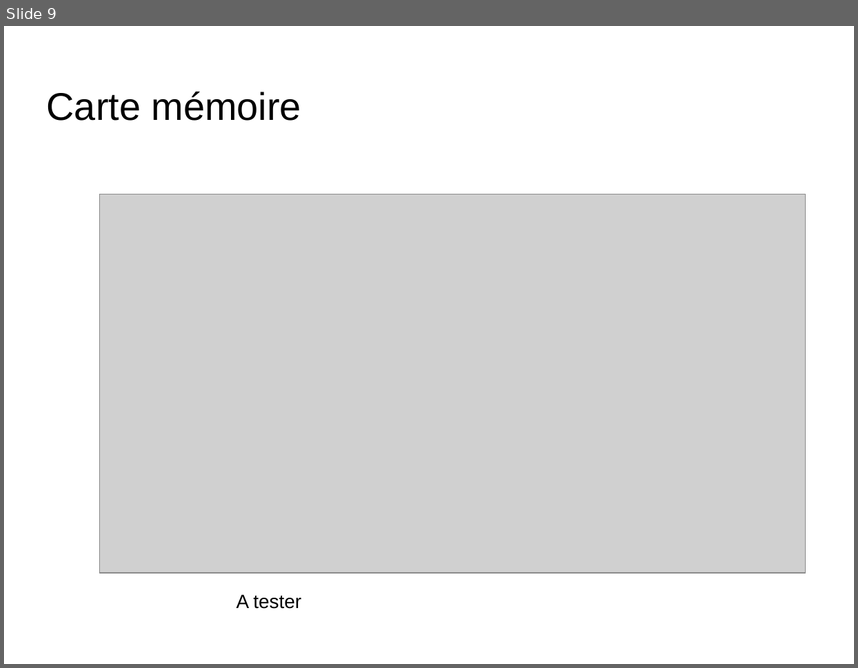
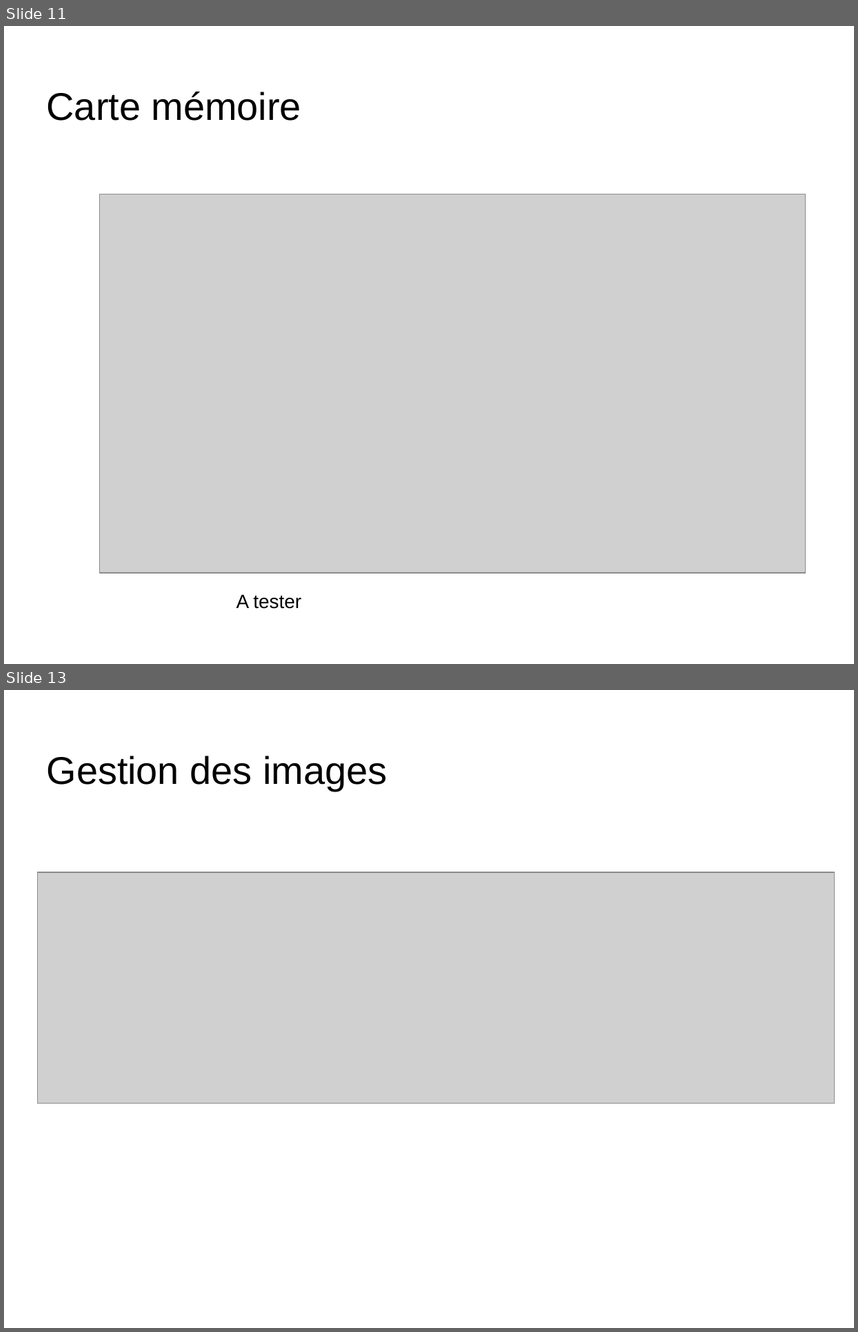
Before and after one commit to ClementM0512/Projet_Ortho, a slide deck: diapo karl Bourgault.odp. Shown one above the other, each under a label of ours: slide 9 before the commit, slides 11 and 13 after it; the slides between them are not shown. The pictures are 858x668 and 858x1332 pixels, drawn with LibreOffice and Linux fonts; fonts in the diff are those of the drawing; grey boxes stand for pictures; background and template pictures are left out. Boxes give left, top, right and bottom in pixels: in the first picture for what was removed or moved away, otherwise in the second. Text is boxed around its words. In the diff, an @@ line names an element or a change of style, - is before the commit and + after.

```diff
--- a/diapo karl Bourgault.odp
+++ b/diapo karl Bourgault.odp
@@ slide 13 added at (x1=4, y1=690, x2=854, y2=1328), background picture (left out) @@
@@ title added at (x1=47, y1=756, x2=387, y2=791), 36 pt, text #000000 @@
+Gestion des images
@@ picture added at (x1=37, y1=872, x2=835, y2=1103) @@
@@ what was slide 9 is now slide 11 @@
```
Also in this commit, not shown: 2 slides changed, 5 other slides added, 5 slides removed.
